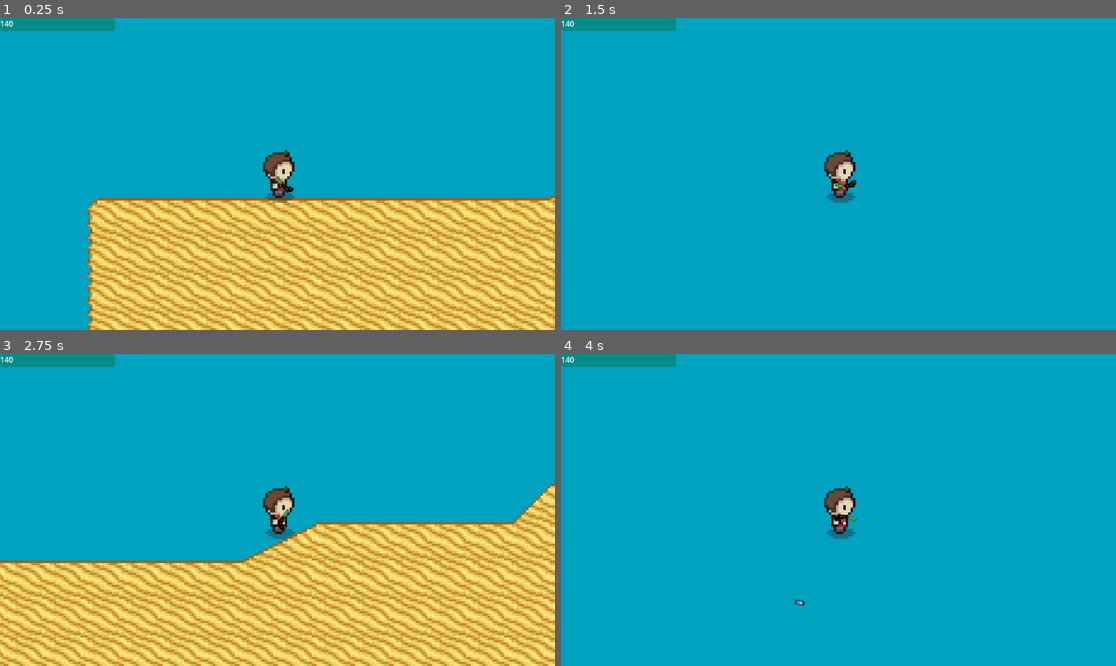
Above: before the commit, frames 1-4 (two rows, left to right).
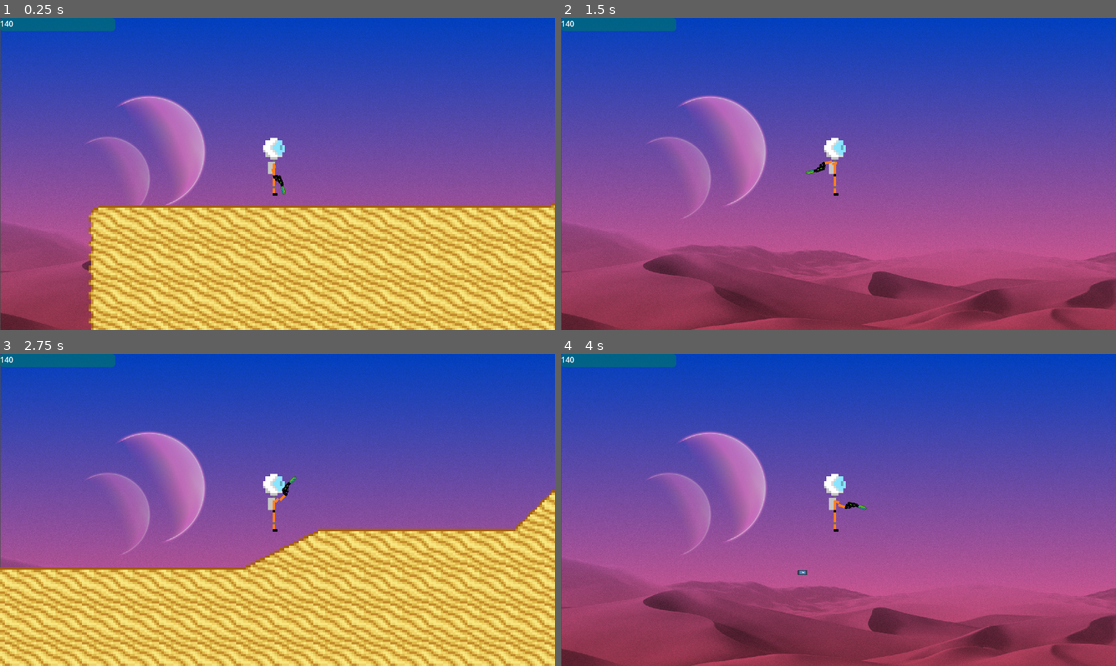
Above: after the commit, the same moments.

Repository: CaydinH/Stranded
Game: Godot game, scene res://desert_world.tscn
Two runs of this game, one before a commit and one after it. Both use one fixed random seed, a clock stepped at 60 frames per second and the inputs below. The project has no main scene, so this scene is started directly. The engine's default icon, where the game draws it, is replaced by a stand-in: a white triangle on a blue panel in a dark square.
Inputs (mouse positions are in pixels of both pictures, inside the frame that each line leads up to):
- Up to frame 1 (0.25 s): no input
- Up to frame 2 (1.5 s): tap Enter (ui_accept) at 0.5, 1.25 s; move the mouse to (960, 158) at 0.52 s; hold D (walk_right) from 0.53 s (still down); click (960, 158) at 0.6 s; tap Space (jump) at 0.77 s; move the mouse to (727, 189) at 1.27 s; tap Shift (shift) at 1.35 s
- Up to frame 3 (2.75 s): tap Space (jump) at 1.52 s; tap Enter (ui_accept) at 2 s; move the mouse to (333, 441) at 2.02 s; release D (walk_right) at 2.03 s; hold A (walk_left) from 2.03 s (still down); click (333, 441) at 2.1 s
- Up to frame 4 (4 s): move the mouse to (810, 572) at 2.77 s; release A (walk_left) at 2.78 s; hold D (walk_right) from 2.78 s (still down); tap Shift (shift) at 2.85 s; tap Space (jump) at 3.02, 3.77 s; move the mouse to (1005, 556) at 3.52 s; click (1005, 556) at 3.6 s

The runs differ from the first frame. In frame 1, 90% of the frame differs, in the area x 0-100%, y 0-100%; in frame 2, 100%; in frame 3, 90%; in frame 4, 100%.

Commit message:
First player sprites!!

Diff:
--- /dev/null
+++ b/background_image.tscn
@@ -0,0 +1,11 @@
+[gd_scene load_steps=2 format=3 uid="uid://du3tvdppv75k0"]
+
+[ext_resource type="Texture2D" uid="uid://cuxvsst8tcc5t" path="res://desert_moons.png" id="1_xte50"]
+
+[node name="backgroundImage" type="CanvasLayer"]
+
+[node name="Sprite2D" type="Sprite2D" parent="."]
+z_index = -4
+position = Vector2(576.889, 324.25)
+scale = Vector2(0.600463, 0.600463)
+texture = ExtResource("1_xte50")
--- a/desert_world.tscn
+++ b/desert_world.tscn
@@ -1,9 +1,10 @@
-[gd_scene load_steps=8 format=4 uid="uid://bxv52aws3bixl"]
+[gd_scene load_steps=9 format=4 uid="uid://bxv52aws3bixl"]
 
 [ext_resource type="Texture2D" uid="uid://cedgkt0g8fb4e" path="res://sheet.png" id="1_gf5b1"]
 [ext_resource type="Texture2D" uid="uid://dijrlc8lht3ot" path="res://slope_sheet.png" id="2_vojae"]
 [ext_resource type="PackedScene" uid="uid://c6t86yris71wx" path="res://player.tscn" id="3_br68q"]
 [ext_resource type="PackedScene" uid="uid://bwynn13ypxcba" path="res://death_box.tscn" id="4_40p3f"]
+[ext_resource type="Texture2D" uid="uid://cuxvsst8tcc5t" path="res://desert_moons.png" id="5_uc07d"]
 
 [sub_resource type="TileSetAtlasSource" id="TileSetAtlasSource_sejwm"]
 texture = ExtResource("1_gf5b1")
@@ -51,16 +52,16 @@
 tile_map_data = PackedByteArray("AAAAAAAAAAABAAAAAAABAAAAAAABAAAAAAACAAAAAAABAAAAAAADAAAAAAABAAAAAAAEAAAAAAABAAAAAAAFAA …(12160 unchanged characters)…
 tile_set = SubResource("TileSet_0dorq")
 
-[node name="ColorRect" type="ColorRect" parent="."]
-z_index = -4
-offset_left = -417.0
-offset_top = -831.0
-offset_right = 2449.0
-offset_bottom = 1206.0
-color = Color(0, 0.635294, 0.752941, 1)
-
 [node name="player" parent="." instance=ExtResource("3_br68q")]
 position = Vector2(63, -9)
 
 [node name="deathBox" parent="." instance=ExtResource("4_40p3f")]
 position = Vector2(352, 163)
+
+[node name="CanvasLayer" type="CanvasLayer" parent="."]
+layer = -5
+
+[node name="Sprite2D" type="Sprite2D" parent="CanvasLayer"]
+position = Vector2(577.889, 324.5)
+scale = Vector2(0.600926, 0.600926)
+texture = ExtResource("5_uc07d")
--- a/laser_body.gd
+++ b/laser_body.gd
@@ -1,13 +1,14 @@
 extends Node2D
 @onready var projectile = load("res://projectile.tscn")
+@onready var arm = get_tree().get_root().get_node("player_arm")
 var cooldown = 0.0
 
 func _physics_process(delta: float) -> void:
 	cooldown = max(cooldown - delta, 0.0)
-	look_at(get_global_mouse_position())
 	if cooldown == 0.0:
 		if Input.is_action_just_pressed("left_click"):
 			shoot()
+	#self.rotation = arm
 
 func shoot():
 	var instance = projectile.instantiate()
--- a/laser_gun.tscn
+++ b/laser_gun.tscn
@@ -7,17 +7,14 @@
 rotation = -1.5708
 
 [node name="laser_body" type="Node2D" parent="."]
+rotation = 1.5708
 script = ExtResource("1_4iusf")
 
 [node name="Sprite2D" type="Sprite2D" parent="laser_body"]
 scale = Vector2(0.04375, 0.04375)
 texture = ExtResource("2_g82f5")
-
-[node name="Timer" type="Timer" parent="laser_body"]
-autostart = true
+offset = Vector2(85, -15)
 
 [node name="Camera2D" type="Camera2D" parent="laser_body"]
 visible = false
 zoom = Vector2(5, 5)
-
-[connection signal="timeout" from="laser_body/Timer" to="laser_body" method="_on_timer_timeout"]
--- a/player.gd
+++ b/player.gd
@@ -57,6 +57,7 @@
 		else:
 			$menu.visible = false
 			get_tree().paused = false
+	$player_arm.look_at(get_global_mouse_position())
 
 
 
--- a/player.tscn
+++ b/player.tscn
@@ -1,48 +1,83 @@
-[gd_scene load_steps=12 format=3 uid="uid://c6t86yris71wx"]
+[gd_scene load_steps=18 format=3 uid="uid://c6t86yris71wx"]
 
 [ext_resource type="Script" path="res://player.gd" id="1_mbjvi"]
-[ext_resource type="Texture2D" uid="uid://idfnkwfcfbf1" path="res://character.png" id="2_jkxwv"]
+[ext_resource type="Texture2D" uid="uid://bpnyo5pgkor1t" path="res://Player_Idle.png" id="2_peq4d"]
 [ext_resource type="PackedScene" uid="uid://2ae8qrjfunf" path="res://laser_gun.tscn" id="3_3vk3d"]
+[ext_resource type="Texture2D" uid="uid://c26eppmvwoaqw" path="res://Player_walk.png" id="3_4g86m"]
 [ext_resource type="PackedScene" uid="uid://cm7rqenaodh4p" path="res://player_hud.tscn" id="4_wwf7a"]
 [ext_resource type="PackedScene" uid="uid://6ip0spihxlif" path="res://menu.tscn" id="5_0m0jt"]
+[ext_resource type="Texture2D" uid="uid://cc44f7l1q4am" path="res://player_arm_gun.png" id="7_4gb0o"]
 
 [sub_resource type="CapsuleShape2D" id="CapsuleShape2D_0x18i"]
-radius = 6.0
-height = 20.0
+radius = 7.0
+height = 26.0
 
-[sub_resource type="AtlasTexture" id="AtlasTexture_8ajo1"]
-atlas = ExtResource("2_jkxwv")
-region = Rect2(0, 32, 16, 32)
+[sub_resource type="AtlasTexture" id="AtlasTexture_jguf6"]
+atlas = ExtResource("2_peq4d")
+region = Rect2(0, 0, 32, 32)
 
-[sub_resource type="AtlasTexture" id="AtlasTexture_job6w"]
-atlas = ExtResource("2_jkxwv")
-region = Rect2(16, 32, 16, 32)
+[sub_resource type="AtlasTexture" id="AtlasTexture_lj8ka"]
+atlas = ExtResource("2_peq4d")
+region = Rect2(0, 32, 32, 32)
 
-[sub_resource type="AtlasTexture" id="AtlasTexture_t6xu5"]
-atlas = ExtResource("2_jkxwv")
-region = Rect2(32, 32, 16, 32)
+[sub_resource type="AtlasTexture" id="AtlasTexture_cvnf8"]
+atlas = ExtResource("3_4g86m")
+region = Rect2(0, 0, 32, 32)
 
-[sub_resource type="AtlasTexture" id="AtlasTexture_ddmba"]
-atlas = ExtResource("2_jkxwv")
-region = Rect2(48, 32, 16, 32)
+[sub_resource type="AtlasTexture" id="AtlasTexture_ewg3t"]
+atlas = ExtResource("3_4g86m")
+region = Rect2(32, 0, 32, 32)
+
+[sub_resource type="AtlasTexture" id="AtlasTexture_k4017"]
+atlas = ExtResource("3_4g86m")
+region = Rect2(0, 32, 32, 32)
+
+[sub_resource type="AtlasTexture" id="AtlasTexture_gvg0g"]
+atlas = ExtResource("3_4g86m")
+region = Rect2(32, 32, 32, 32)
+
+[sub_resource type="AtlasTexture" id="AtlasTexture_xts72"]
+atlas = ExtResource("3_4g86m")
+region = Rect2(0, 64, 32, 32)
+
+[sub_resource type="AtlasTexture" id="AtlasTexture_78tua"]
+atlas = ExtResource("3_4g86m")
+region = Rect2(32, 64, 32, 32)
 
 [sub_resource type="SpriteFrames" id="SpriteFrames_rh6nv"]
 animations = [{
 "frames": [{
-"duration": 1.0,
-"texture": SubResource("AtlasTexture_8ajo1")
+"duration": 20.0,
+"texture": SubResource("AtlasTexture_jguf6")
 }, {
-"duration": 1.0,
-"texture": SubResource("AtlasTexture_job6w")
-}, {
-"duration": 1.0,
-"texture": SubResource("AtlasTexture_t6xu5")
-}, {
-"duration": 1.0,
-"texture": SubResource("AtlasTexture_ddmba")
+"duration": 0.25,
+"texture": SubResource("AtlasTexture_lj8ka")
 }],
 "loop": true,
 "name": &"default",
+"speed": 5.0
+}, {
+"frames": [{
+"duration": 1.0,
+"texture": SubResource("AtlasTexture_cvnf8")
+}, {
+"duration": 1.0,
+"texture": SubResource("AtlasTexture_ewg3t")
+}, {
+"duration": 1.0,
+"texture": SubResource("AtlasTexture_k4017")
+}, {
+"duration": 1.0,
+"texture": SubResource("AtlasTexture_gvg0g")
+}, {
+"duration": 1.0,
+"texture": SubResource("AtlasTexture_xts72")
+}, {
+"duration": 1.0,
+"texture": SubResource("AtlasTexture_78tua")
+}],
+"loop": true,
+"name": &"walk_right",
 "speed": 5.0
 }]
 
@@ -62,11 +97,18 @@
 target_position = Vector2(9, 0)
 
 [node name="AnimatedSprite2D" type="AnimatedSprite2D" parent="."]
+position = Vector2(-1, -3)
 sprite_frames = SubResource("SpriteFrames_rh6nv")
-
-[node name="laser_gun" parent="." instance=ExtResource("3_3vk3d")]
-position = Vector2(3, 4)
+animation = &"walk_right"
 
 [node name="player_HUD" parent="." instance=ExtResource("4_wwf7a")]
 
 [node name="menu" parent="." instance=ExtResource("5_0m0jt")]
+
+[node name="player_arm" type="Sprite2D" parent="."]
+position = Vector2(-1, -4)
+texture = ExtResource("7_4gb0o")
+offset = Vector2(2.5, 1)
+
+[node name="laser_gun" parent="player_arm" instance=ExtResource("3_3vk3d")]
+position = Vector2(5, 1)
Binary file added: Player_Idle.png
Not shown, added: Player_Idle.png.import
Binary file added: Player_walk.png
Not shown, added: Player_walk.png.import
Binary file added: desert_moons.png
Not shown, added: desert_moons.png.import
Binary file added: player_arm_gun.png
Not shown, added: player_arm_gun.png.import
